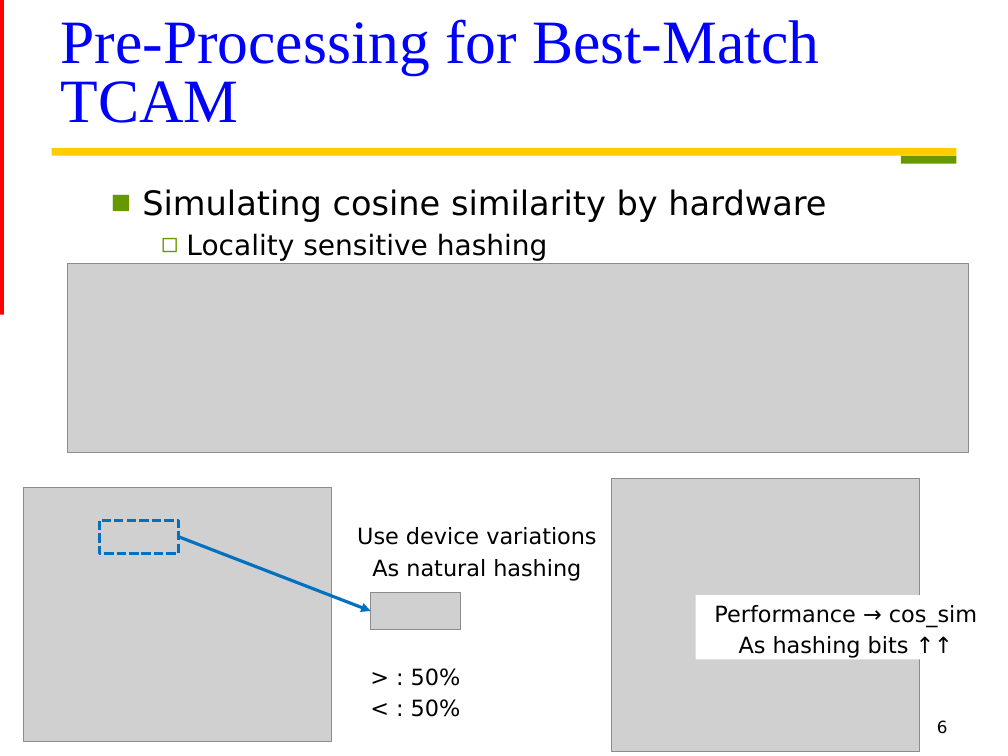
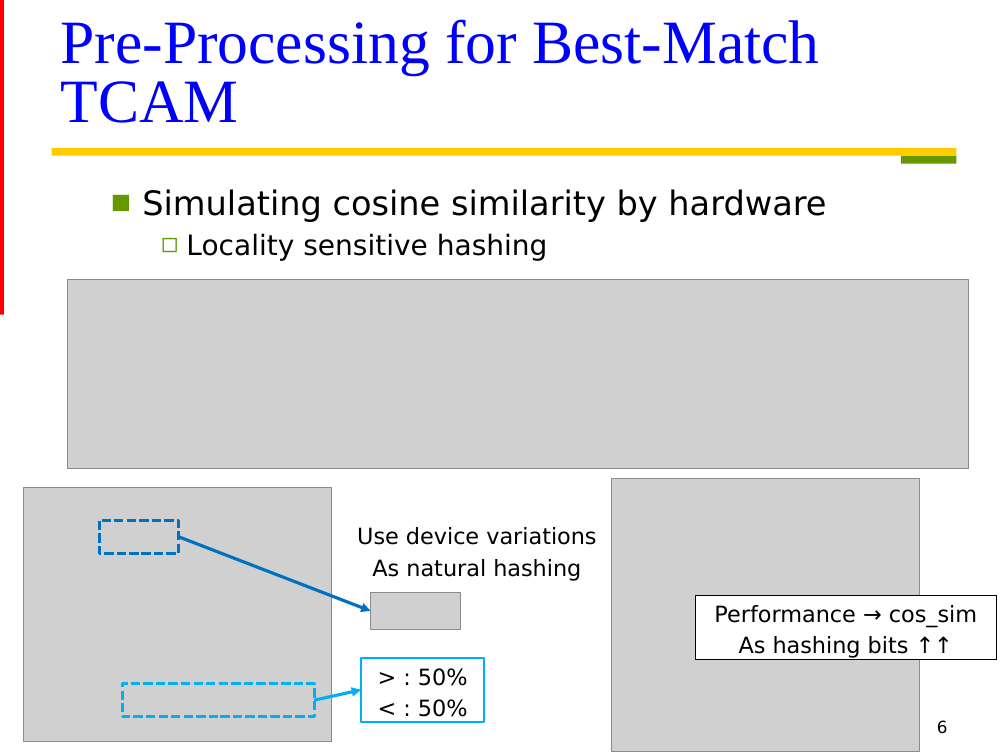
Before and after one commit to Oniontow/AndyWu_Project, a slide deck: slide 6 of IMS.pptx. Drawn at 1008x756 pixels with LibreOffice and Linux fonts; fonts in the diff are those of the drawing; grey boxes stand for pictures. Boxes give left, top, right and bottom in pixels: in the first picture for what was removed or moved away, otherwise in the second. Text is boxed around its words. In the diff, an @@ line names an element or a change of style, - is before the commit and + after.

```diff
--- a/IMS.pptx
+++ b/IMS.pptx
@@ picture: place and size @@
-picture at <box>68,263,969,452</box>
+picture at <box>68,279,969,468</box>
@@ rectangle "Performance → cos_sim" at <box>696,596,996,660</box>: outline none to #000000 0.75 pt @@
@@ rectangle "> : 50%": place and size @@
-rectangle "> : 50%" at <box>411,668,461,717</box>
+rectangle "> : 50%" at <box>361,657,484,722</box>
@@ rectangle "> : 50%" at <box>361,657,484,722</box>: outline none to #00B0F0 1.5 pt @@
@@ rectangle added at <box>122,683,314,717</box>, outline #00B0F0 2.25 pt dashed @@
@@ arrow added from (314, 701) to (361, 689), #00B0F0 2.25 pt @@
```
Also in this commit, not shown: 1 other slide changed, 1 other file.
